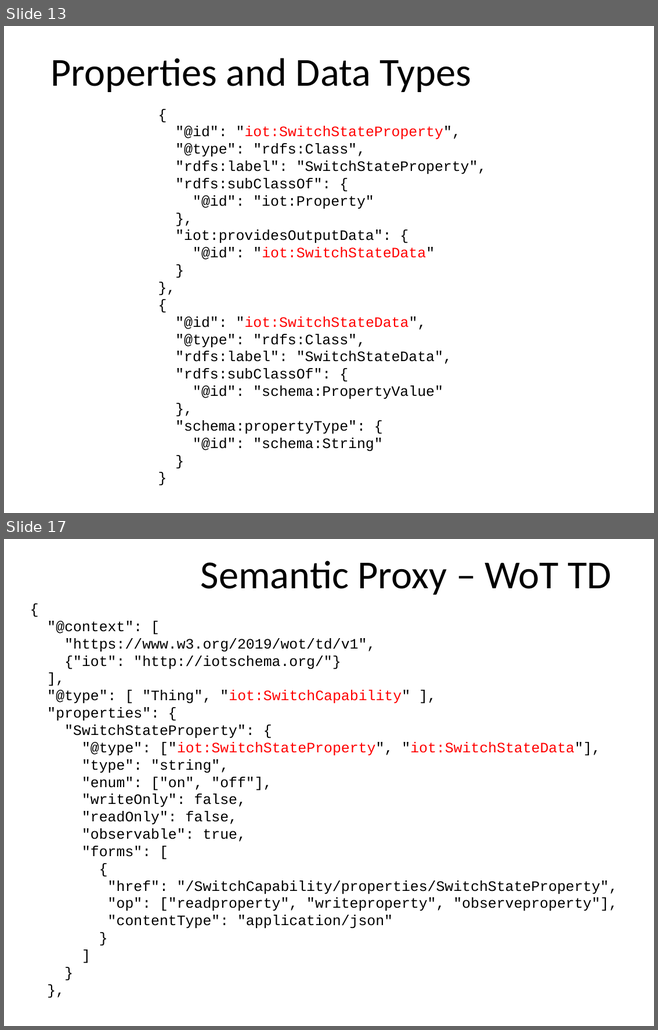
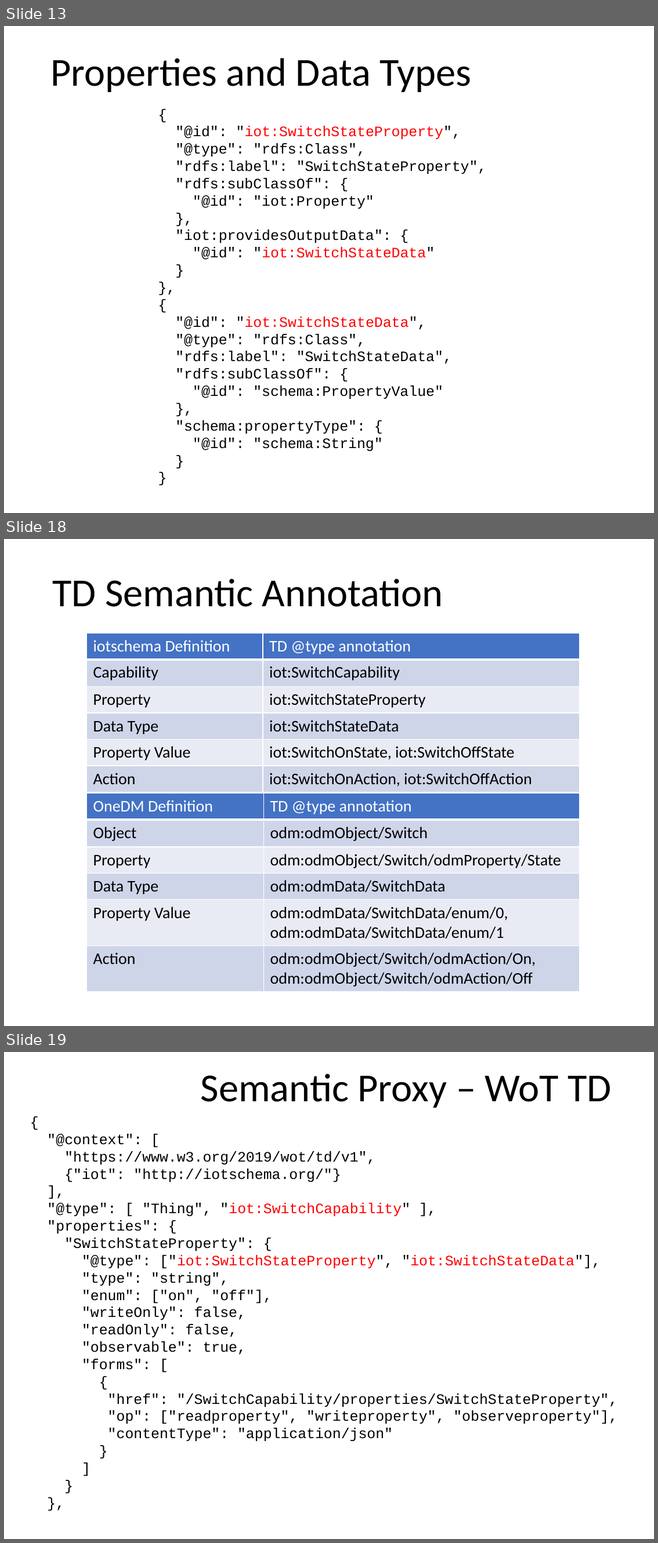
Before and after one commit to t2trg/wishi, a slide deck: slides/ietf106/SemanticProxy.pptx. Shown one above the other, each under a label of ours: slides 13 and 17 before the commit, slides 13, 18 and 19 after it; the slides between them are not shown. The pictures are 658x1030 and 658x1543 pixels, drawn with LibreOffice and Linux fonts; fonts in the diff are those of the drawing. Boxes give left, top, right and bottom in pixels: in the first picture for what was removed or moved away, otherwise in the second. Text is boxed around its words. In the diff, an @@ line names an element or a change of style, - is before the commit and + after.

Commit message:
update the semantic proxy slides

```diff
--- a/slides/ietf106/SemanticProxy.pptx
+++ b/slides/ietf106/SemanticProxy.pptx
@@ slide 18 added at bbox=[4, 539, 654, 1026], background #FFFFFF @@
@@ title added at bbox=[52, 578, 443, 607], 44 pt, text #000000 @@
+TD Semantic Annotation
@@ table added at bbox=[86, 633, 579, 792], 6 rows, 2 columns @@
+iotschema Definition | TD @type annotation
+Capability | iot:SwitchCapability
+Property | iot:SwitchStateProperty
+Data Type | iot:SwitchStateData
+Property Value | iot:SwitchOnState, iot:SwitchOffState
+Action | iot:SwitchOnAction, iot:SwitchOffAction
@@ table added at bbox=[86, 794, 579, 991], 6 rows, 2 columns @@
+OneDM Definition | TD @type annotation
+Object | odm:odmObject/Switch
+Property | odm:odmObject/Switch/odmProperty/State
+Data Type | odm:odmData/SwitchData
+Property Value | odm:odmData/SwitchData/enum/0, odm:odmData/SwitchData/enum/1
+Action | odm:odmObject/Switch/odmAction/On, odm:odmObject/Switch/odmAction/Off
@@ what was slide 17 is now slide 19 @@
```
Also in this commit, not shown: 3 slides changed, 6 other slides added, 1 other file.
